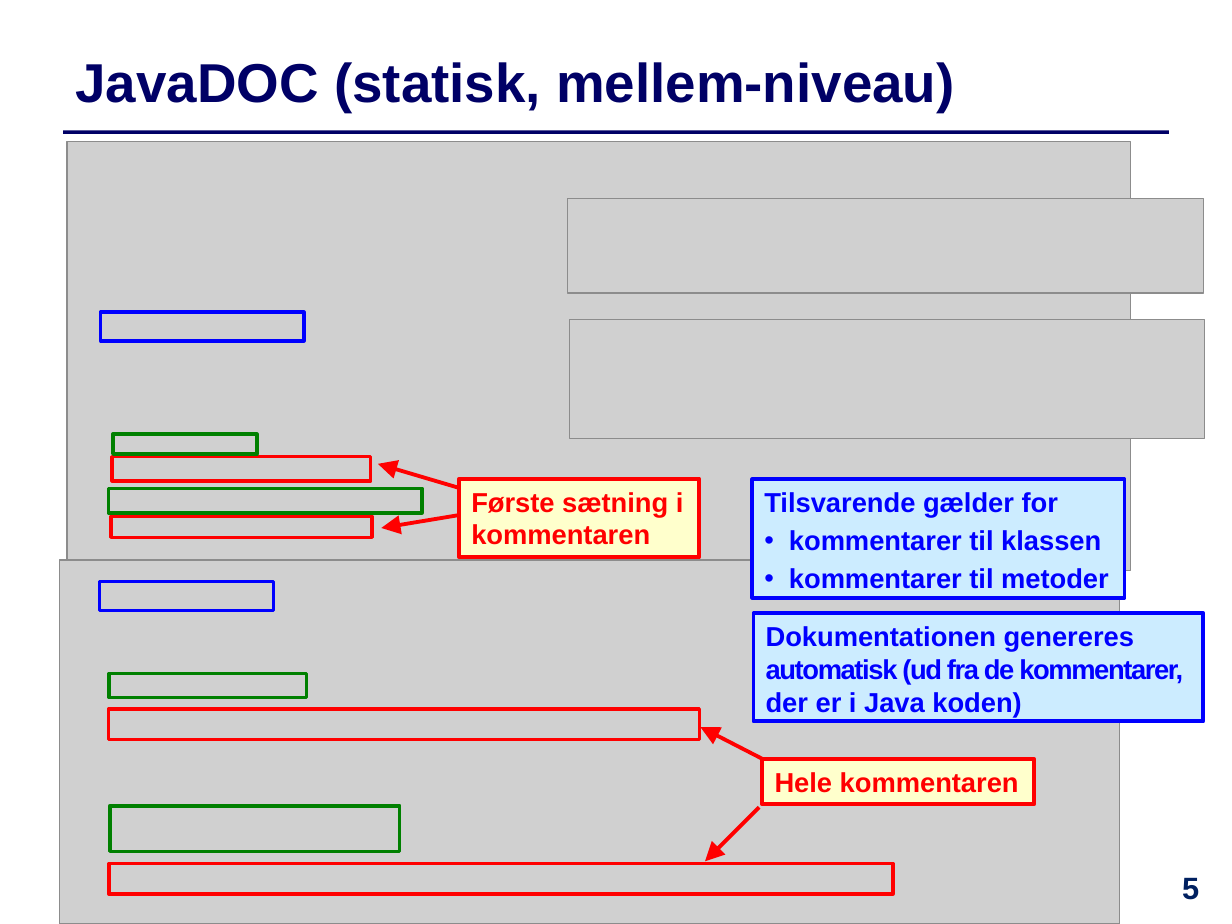
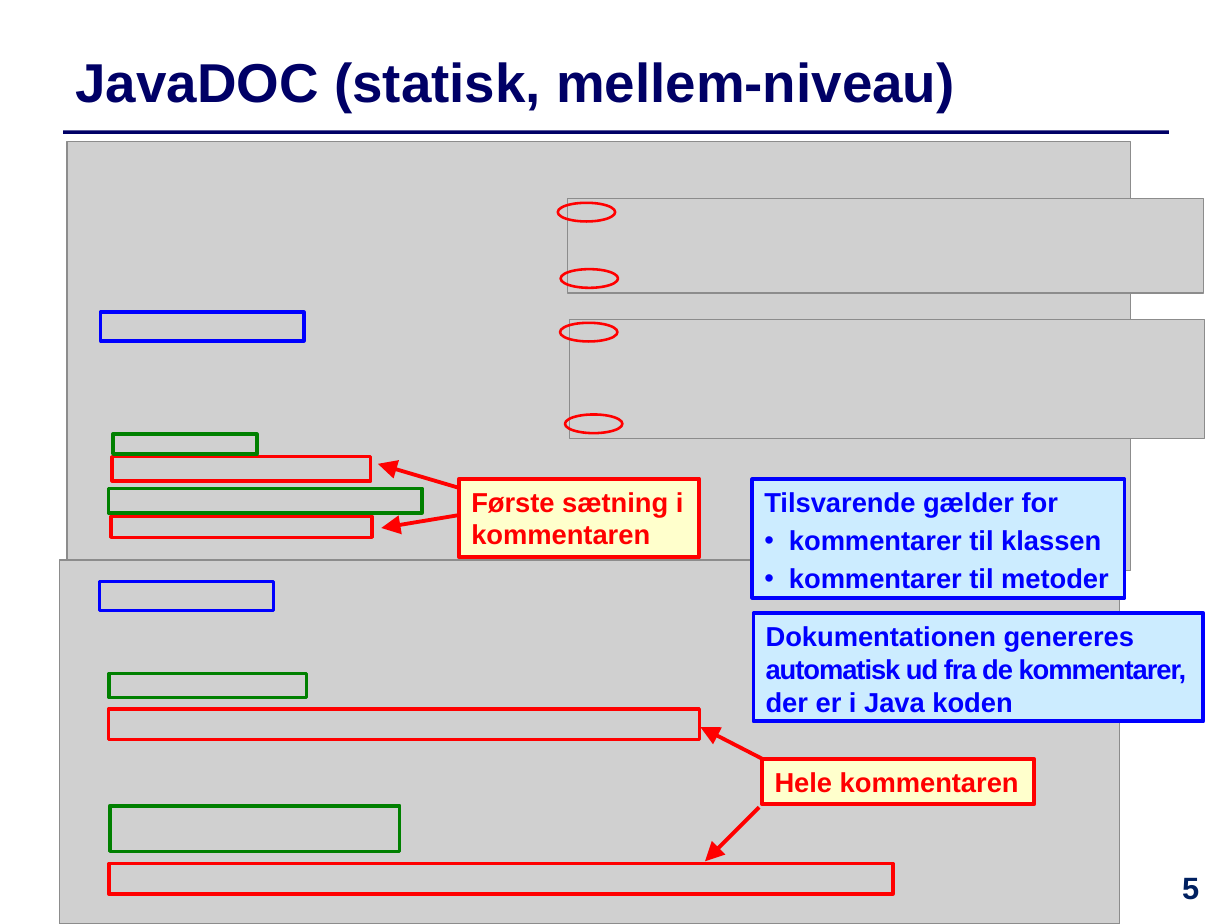
Before and after one commit to IntProgAU/Materiale, a slide deck: slide 5 of web/e22/uge_2b/Slides-Uge2-Torsdag.pptx. Drawn at 1232x924 pixels with LibreOffice and Linux fonts; fonts in the diff are those of the drawing; grey boxes stand for pictures. Boxes give left, top, right and bottom in pixels: in the first picture for what was removed or moved away, otherwise in the second. Text is boxed around its words. In the diff, an @@ line names an element or a change of style, - is before the commit and + after.

```diff
--- a/web/e22/uge_2b/Slides-Uge2-Torsdag.pptx
+++ b/web/e22/uge_2b/Slides-Uge2-Torsdag.pptx
@@ ellipse added at (558, 203, 616, 222), outline #FF0000 1.5 pt @@
@@ ellipse added at (561, 269, 618, 287), outline #FF0000 1.5 pt @@
@@ ellipse added at (561, 323, 618, 341), outline #FF0000 1.5 pt @@
@@ ellipse added at (565, 414, 623, 432), outline #FF0000 1.5 pt @@
@@ text in rectangle at (766, 626, 1187, 713): text changed @@
-Dokumentationen genereres automatisk (ud fra de kommentarer, der er i Java koden)
+Dokumentationen genereres automatisk ud fra de kommentarer, der er i Java koden
```
Also in this commit, not shown: 1 other file.
